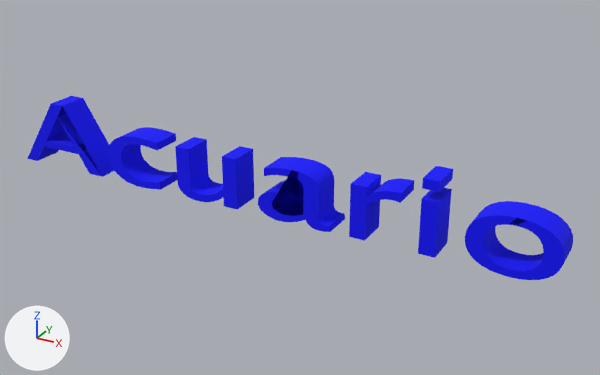
What one commit did to the OBJ model modelos/casa/LetrasAcuario.obj.
Before and after are seen from a 50 mm lens placed at (24.3, -53.2, 17.8), pointed at (6.1, -20.0, 1.2). Arrows for +X, +Y and +Z are at lower left; the lights stay in place. Where no turn or scale is listed for an object, it has been applied to the vertices.

The first picture shows 'LetrasAcuario'.
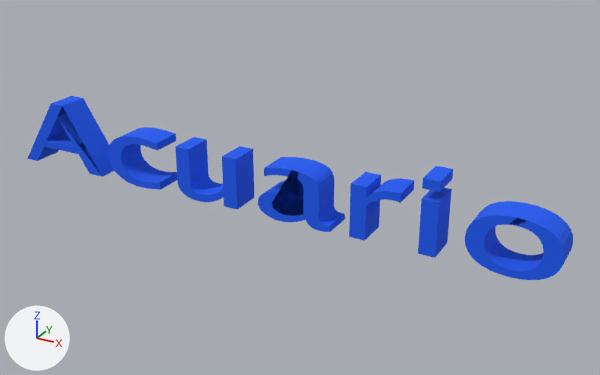
The newer file is also turned or shifted as a whole; pictures and numbers use the older file's frame.

Pixel boxes [x1, y1, x2, y2] of what changed, in the pictures (600 x 375 px):
'LetrasAcuario', recoloured: [27, 96, 573, 280] in both

The change, as a list of edits to the scene's bpy script:
```text
Add img_azul_png:
    img_azul_png = load_image('azul.png', 'azul.png', 128, 128, 'sRGB')
Add mat_letrasacuario_lambert35sg:
    mat_letrasacuario_lambert35sg = principled_material('LetrasAcuario_lambert35SG')
    mat_letrasacuario_lambert35sg.texture = img_azul_png
    mat_letrasacuario_lambert35sg.roughness = 1.0
Change me_letrasacuario:
    where me_letrasacuario.from_pydata(...)  # 1350 vertices, 1096 faces; spans x -11.0..19.3, y -21.5..-19.9, z -0.1..3.7
    remove me_letrasacuario.materials.append(mat_lambert35sg)  # blue #0000ff
    add me_letrasacuario.materials.append(mat_letrasacuario_lambert35sg)  # picture img_azul_png
```
